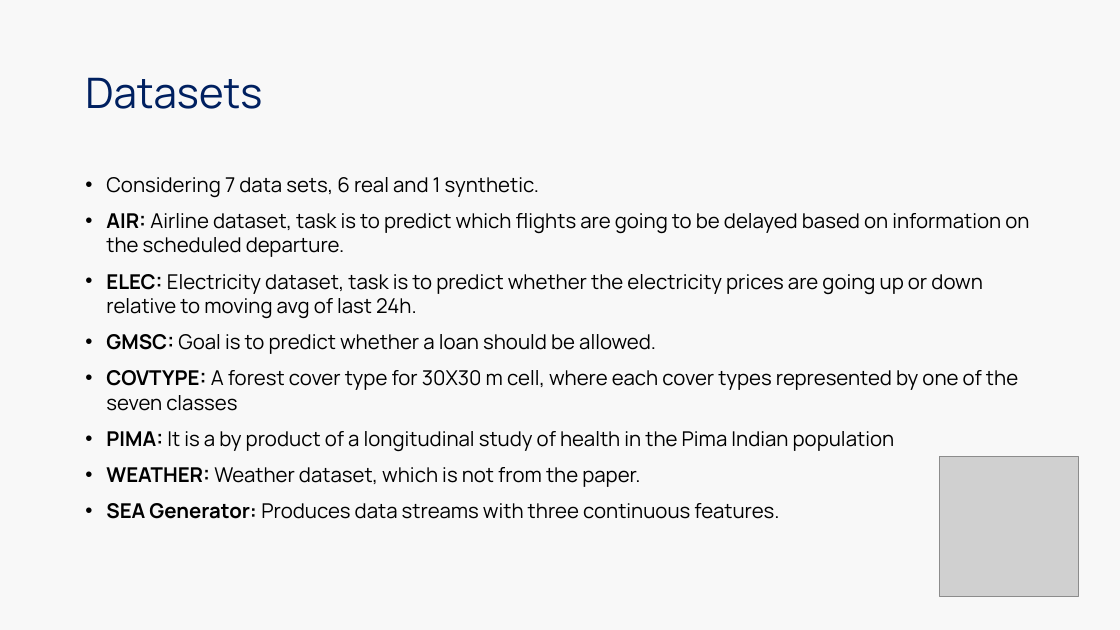
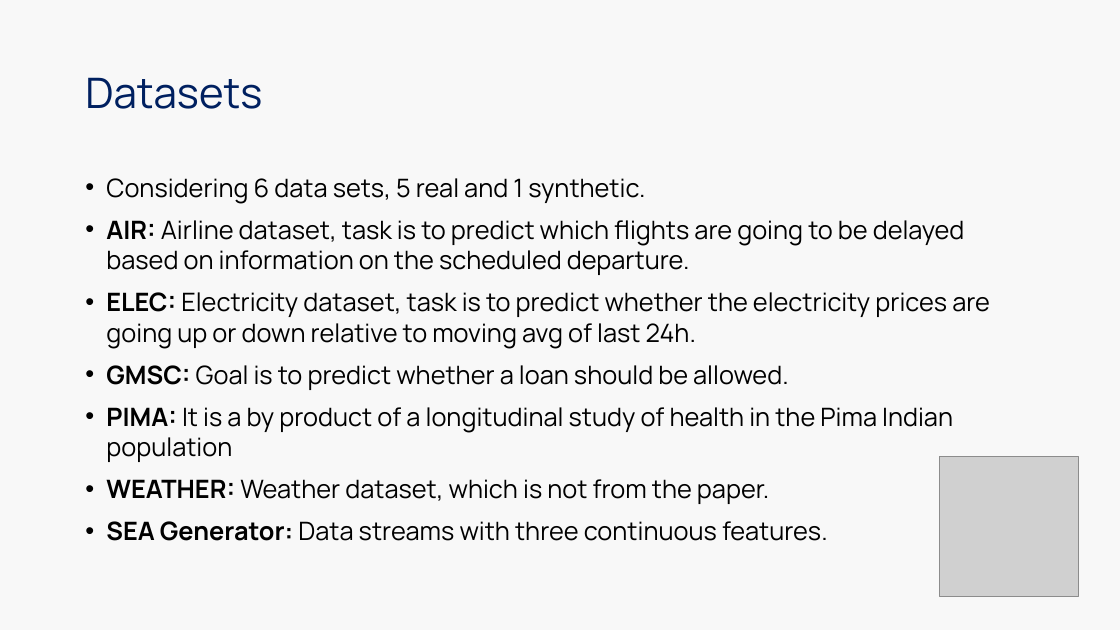
Before and after one commit to kushvarma/dm_arf, a slide deck: slide 9 of DMLAB-SS2020 ARF v3.pptx. Drawn at 1120x630 pixels with LibreOffice and Linux fonts; fonts in the diff are those of the drawing; grey boxes stand for pictures. Boxes give left, top, right and bottom in pixels: in the first picture for what was removed or moved away, otherwise in the second. Text is boxed around its words. In the diff, an @@ line names an element or a change of style, - is before the commit and + after.

```diff
--- a/DMLAB-SS2020 ARF v3.pptx
+++ b/DMLAB-SS2020 ARF v3.pptx
@@ text at <box>106,178,645,204</box>: text changed; size 17.5 to 21.7 pt @@
-• Considering 7 data sets, 6 real and 1 synthetic.
+• Considering 6 data sets, 5 real and 1 synthetic.
@@ text at <box>106,220,990,504</box>: size 17.5 to 21.7 pt in "AIR: Airline dataset, task is to predict ...", "ELEC: Electricity dataset, task is to predict ...", "GMSC: Goal is to predict whether a ...", "PIMA: It is a by product of ..." and 1 more places @@
@@ text at <box>106,370,1018,411</box>: paragraph removed @@
-• COVTYPE: A forest cover type for 30X30 m cell, where each cover types represented by one of the seven classes
@@ text at <box>106,521,828,541</box>: text changed; size 17.5 to 21.7 pt @@
-• SEA Generator: Produces data streams with three continuous features.
+• SEA Generator: Data streams with three continuous features.
```
Also in this commit, not shown: 6 other slides changed, 2 other files.
